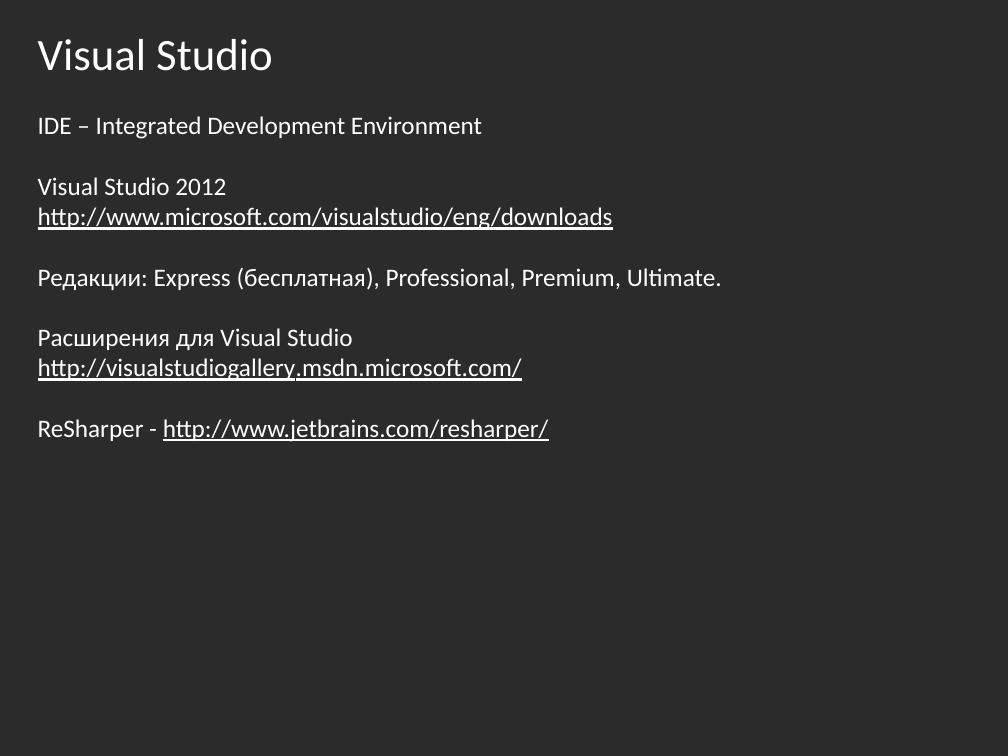
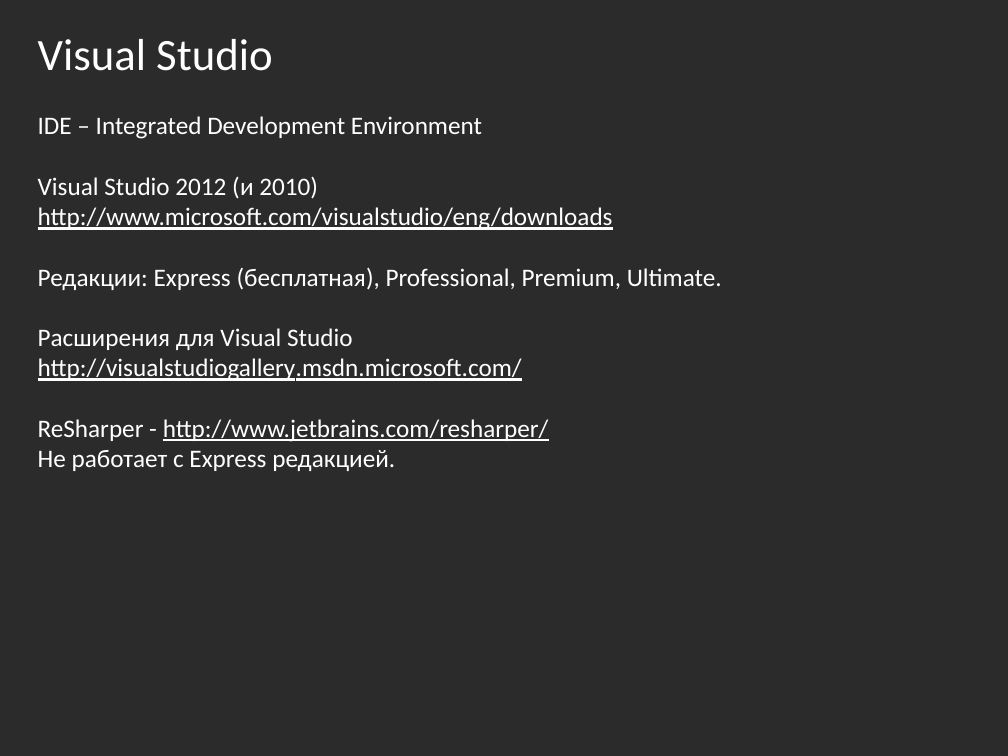
Before and after one commit to bazile/Training, a slide deck: slide 7 of Presentation/lesson-01.pptx. Drawn at 1008x756 pixels with LibreOffice and Linux fonts; fonts in the diff are those of the drawing; background and template pictures are left out; a plain dark background stands for a picture behind light text. Boxes give left, top, right and bottom in pixels: in the first picture for what was removed or moved away, otherwise in the second. Text is boxed around its words. In the diff, an @@ line names an element or a change of style, - is before the commit and + after.

Commit message:
Updated presentations

```diff
--- a/Presentation/lesson-01.pptx
+++ b/Presentation/lesson-01.pptx
@@ text at <box>38,176,613,230</box>: text changed @@
-Visual Studio 2012
-http://www.microsoft.com/visualstudio/eng/downloads
+Visual Studio 2012 (и 2010)
+http://www.microsoft.com/visualstudio/eng/downloads
@@ text at <box>38,450,395,471</box>: paragraph added @@
+Не работает с Express редакцией.
```
Also in this commit, not shown: 1 other slide changed, 1 slide added, 1 slide removed, 2 other files.
